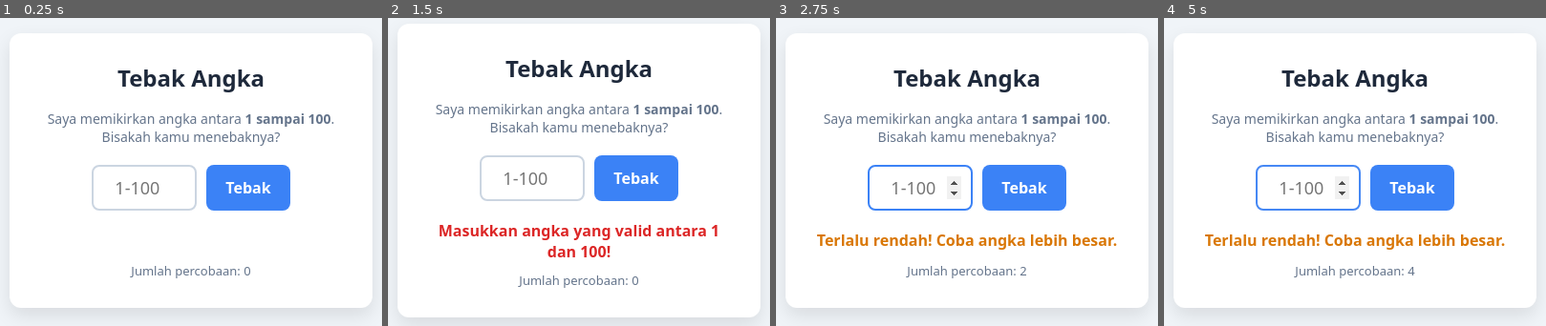
Above: before the commit, frames 1-4 (left to right).
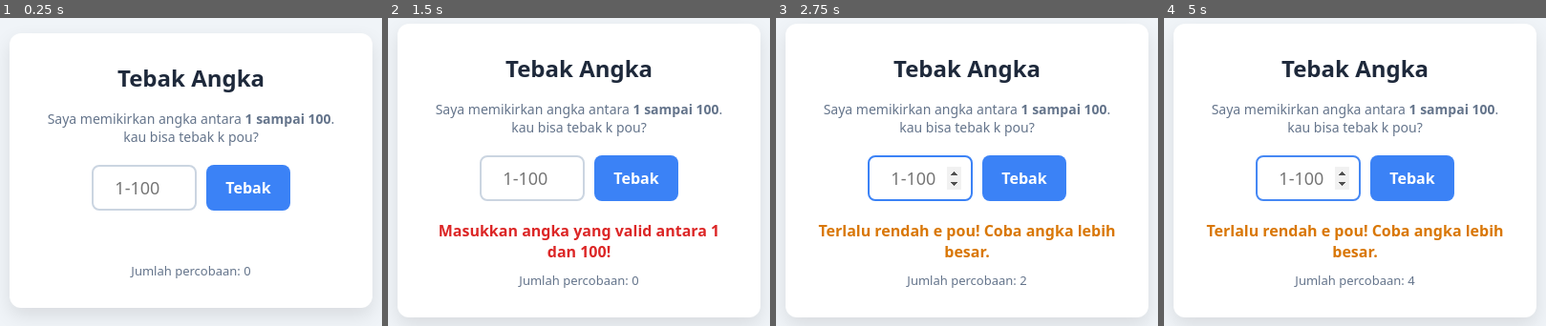
Above: after the commit, the same moments.

Repository: rilanjeramu-hash/game
Game: browser game, page index.html
The game is run twice, just before and just after one commit, with the same random seed, the same clock (stepped at 60 frames per second) and the same inputs.
Inputs (mouse positions are in pixels of both pictures, inside the frame that each line leads up to):
- Up to frame 1 (0.25 s): no input
- Up to frame 2 (1.5 s): click "Tebak" at 1.27 s
- Up to frame 3 (2.75 s): click (921, 178) at 1.87 s; type "5" at 1.87 s; tap Enter at 1.9, 2.5 s; click "Tebak" at 2.02 s; click (921, 178) at 2.47 s; type "9" at 2.47 s
- Up to frame 4 (5 s): click "Tebak" at 3.07 s; click (1309, 178) at 3.67 s; type "3" at 3.67 s; tap Enter at 3.7, 4.9 s; click "Tebak" at 4.27 s; click "Tebak" at 4.52 s; click (1309, 178) at 4.87 s; type "4" at 4.87 s

The runs differ from the first frame. In frame 1, 0.8% of the frame differs, in the area x 27-74%, y 36-42%; in frame 2, 0.8%; in frame 3, 14%, in the area x 2-98%, y 13-98%; in frame 4, 14%.

Commit message:
Update index.html

Diff:
--- a/index.html
+++ b/index.html
@@ -3,7 +3,7 @@
 <head>
     <meta charset="UTF-8">
     <meta name="viewport" content="width=device-width, initial-scale=1.0">
-    <title>Game Tebak Angka</title>
+    <title>Game Tebak Angka untuk para pou</title>
     <style>
         * {
             box-sizing: border-box;
@@ -104,7 +104,7 @@
 
 <div class="container">
     <h1>Tebak Angka</h1>
-    <p class="deskripsi">Saya memikirkan angka antara <strong>1 sampai 100</strong>. Bisakah kamu menebaknya?</p>
+    <p class="deskripsi">Saya memikirkan angka antara <strong>1 sampai 100</strong>. kau bisa tebak k pou?</p>
 
     <div class="input-group">
         <input type="number" id="inputTebakan" min="1" max="100" placeholder="1-100">
@@ -114,7 +114,7 @@
     <div id="petunjuk"></div>
     <div class="info-percobaan">Jumlah percobaan: <span id="jumlahPercobaan">0</span></div>
 
-    <button id="tombolReset">Main Lagi</button>
+    <button id="tombolReset">Main kole ga pou</button>
 </div>
 
 <script>
@@ -148,10 +148,10 @@
             petunjuk.className = "benar";
             selesaiGame();
         } else if (tebakan < angkaRahasia) {
-            petunjuk.textContent = "Terlalu rendah! Coba angka lebih besar.";
+            petunjuk.textContent = "Terlalu rendah e pou! Coba angka lebih besar.";
             petunjuk.className = "rendah";
         } else {
-            petunjuk.textContent = "Terlalu tinggi! Coba angka lebih kecil.";
+            petunjuk.textContent = "Terlalu tinggi e poke! Coba angka lebih kecil.";
             petunjuk.className = "tinggi";
         }
 
